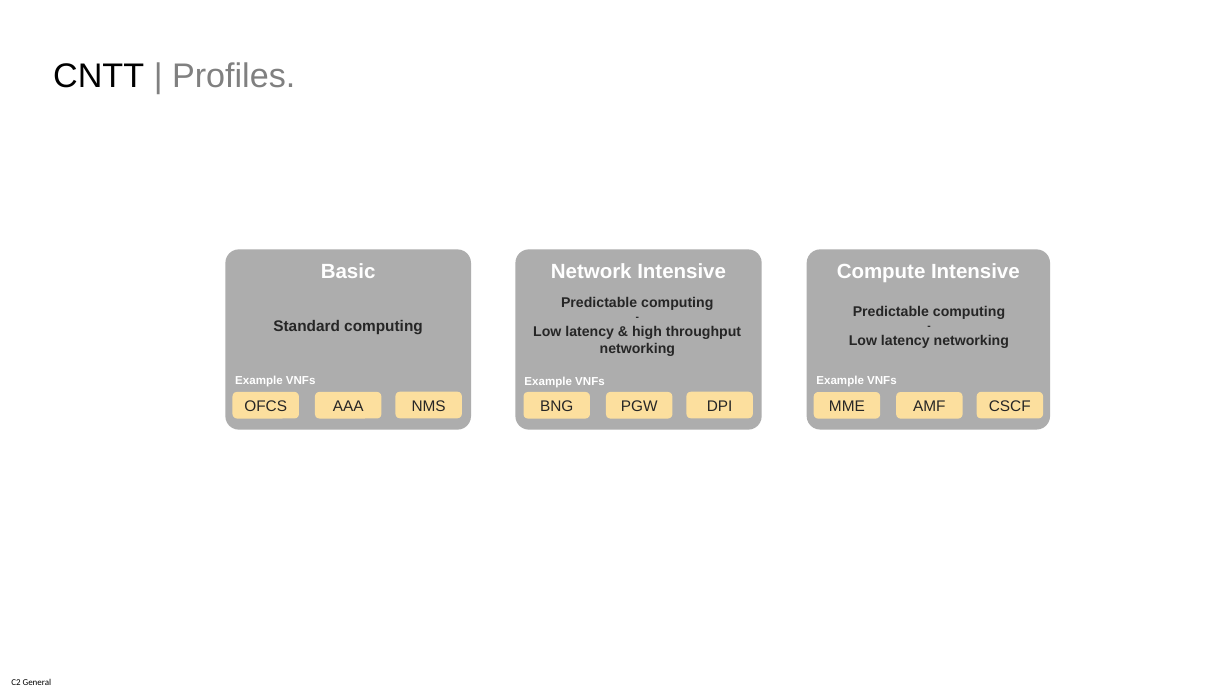
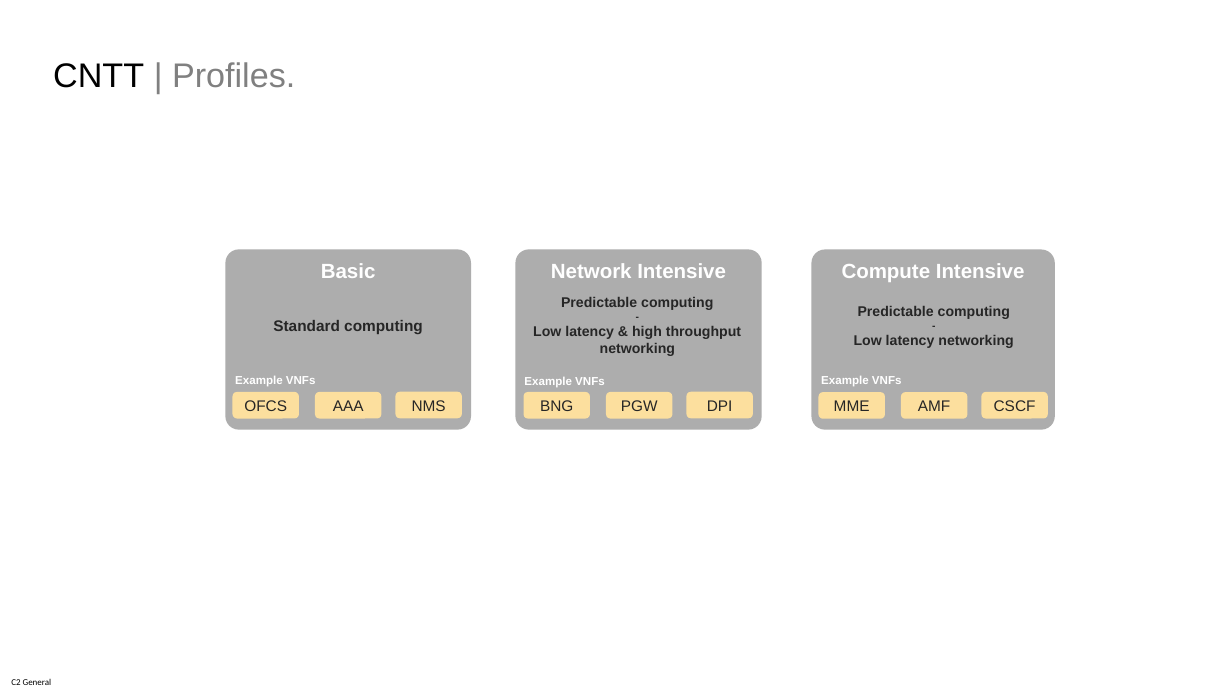
Before and after one commit to anuket-project/anuket-specifications, a slide deck: slide 4 of artefacts/CNTT_diagrams.pptx. Drawn at 1232x693 pixels with LibreOffice and Linux fonts; fonts in the diff are those of the drawing. Boxes give left, top, right and bottom in pixels: in the first picture for what was removed or moved away, otherwise in the second. Text is boxed around its words. In the diff, an @@ line names an element or a change of style, - is before the commit and + after.

```diff
--- a/artefacts/CNTT_diagrams.pptx
+++ b/artefacts/CNTT_diagrams.pptx
@@ 4 rounded rectangles, 2 texts: place and size @@
-4 rounded rectangles, 2 texts at (807,250,1050,430)
+4 rounded rectangles, 2 texts at (811,250,1055,430)
```
Also in this commit, not shown: 2 other files.
